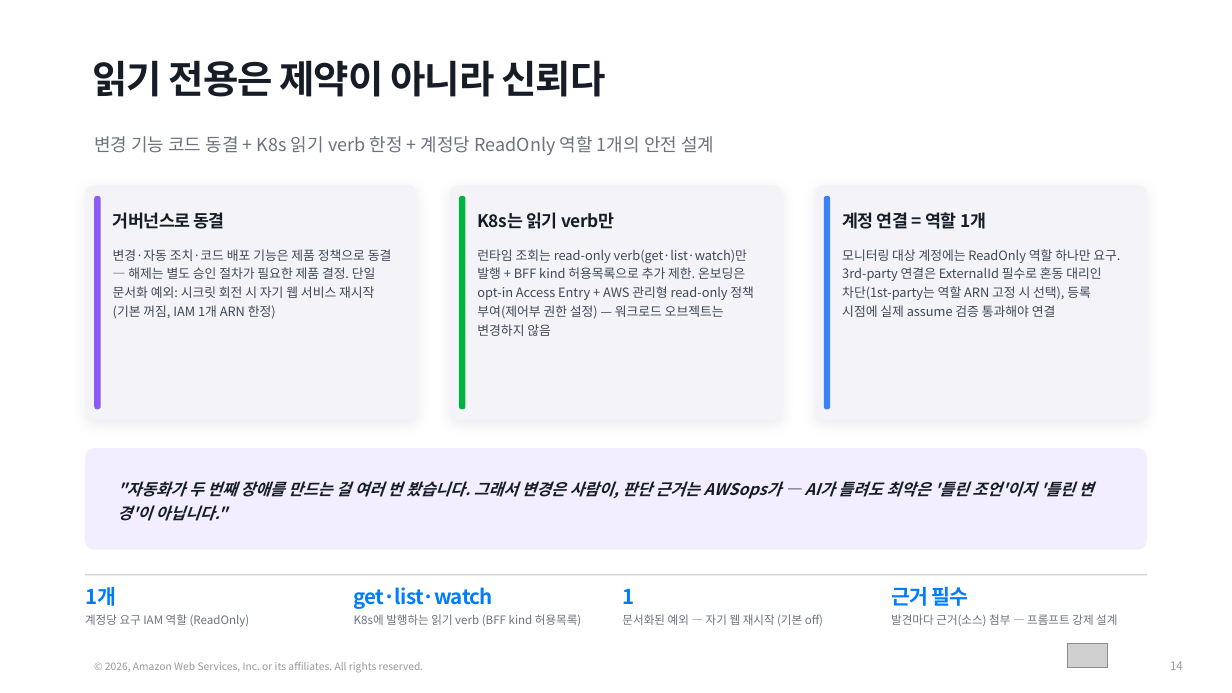
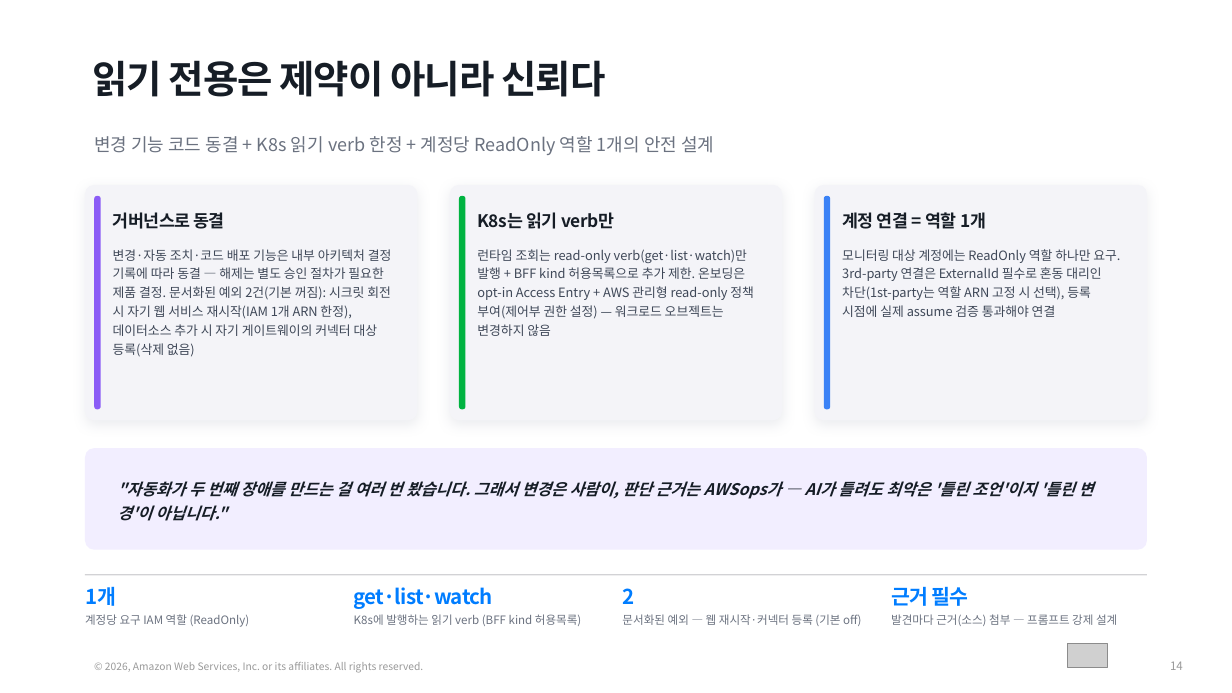
Before and after one commit to aws-samples/sample-awsops, a slide deck: slide 14 of docs-site/static/presentation/awsops-intro/awsops-intro.pptx. Drawn at 1232x693 pixels with LibreOffice and Linux fonts; fonts in the diff are those of the drawing; grey boxes stand for pictures. Boxes give left, top, right and bottom in pixels: in the first picture for what was removed or moved away, otherwise in the second. Text is boxed around its words. In the diff, an @@ line names an element or a change of style, - is before the commit and + after.

```diff
--- a/docs-site/static/presentation/awsops-intro/awsops-intro.pptx
+++ b/docs-site/static/presentation/awsops-intro/awsops-intro.pptx
@@ text at [113,249,392,357]: text changed @@
-변경·자동 조치·코드 배포 기능은 제품 정책으로 동결 — 해제는 별도 승인 절차가 필요한 제품 결정. 단일 문서화 예외: 시크릿 회전 시 자기 웹 서비스 재시작(기본 꺼짐, IAM 1개 ARN 한정)
+변경·자동 조치·코드 배포 기능은 내부 아키텍처 결정 기록에 따라 동결 — 해제는 별도 승인 절차가 필요한 제품 결정. 문서화된 예외 2건(기본 꺼짐): 시크릿 회전 시 자기 웹 서비스 재시작(IAM 1개 ARN 한정), 데이터소스 추가 시 자기 게이트웨이의 커넥터 대상 등록(삭제 없음)
@@ text at [622,588,634,604]: text changed @@
-1
+2
@@ text at [622,614,861,626]: text changed @@
-문서화된 예외 — 자기 웹 재시작 (기본 off)
+문서화된 예외 — 웹 재시작·커넥터 등록 (기본 off)
```
Also in this commit, not shown: 2 other slides changed, 1 other file.
